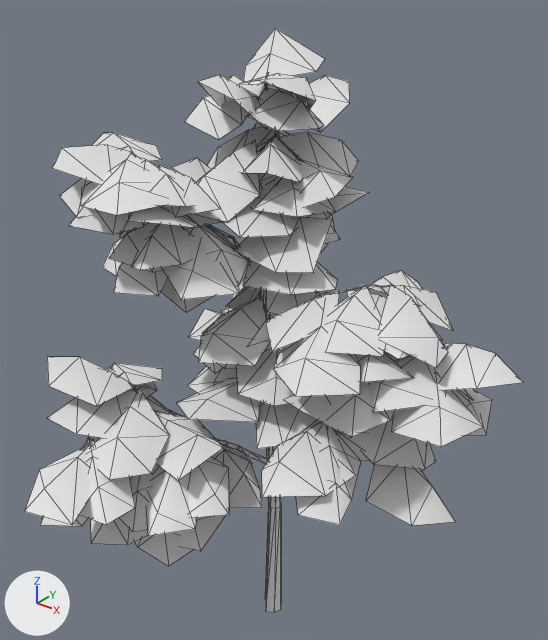
A saved change to the glTF model res/models/tree1/tree1.gltf.
Before and after are seen from a 50 mm camera at (8.52, -10.61, 14.25) aimed at (0.29, -0.32, 7.86). Every picture has the same lights, and +X, +Y and +Z are marked at lower left. The older version comes first. Mesh edges are drawn as thin lines. Where no turn or scale is listed for an object, it has been applied to the vertices. Vertices at exactly the same position are counted once.

Objects in the first picture: 'Acer_medium_2_LOD2_Bark_Mat_0', 'Acer_medium_2_LOD2_Cluster_Mat_0'.
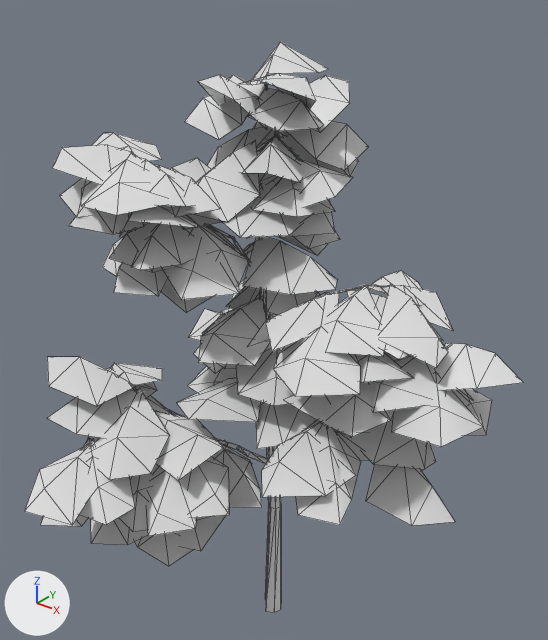
Location of each change, [x1, y1, x2, y2] in pixels of the pictures (548 x 640 px; the box of a moved part takes in the faces that stretch with it):
```json
{"object": "Acer_medium_2_LOD2_Cluster_Mat_0", "change": "reshaped", "before": [25, 28, 522, 566], "after": [25, 42, 522, 566]}
{"part": 1, "of": "me_acer_medium_2_lod2_cluster_mat_0_002", "change": "moved or reshaped", "before": [235, 217, 333, 273], "after": [282, 121, 369, 170]}
{"part": 2, "of": "me_acer_medium_2_lod2_cluster_mat_0_002", "change": "moved or reshaped", "before": [243, 28, 325, 84], "after": [250, 42, 328, 84]}
{"part": 3, "of": "me_acer_medium_2_lod2_cluster_mat_0_002", "change": "deleted", "before": [326, 186, 368, 218]}
```

The change, as JSON lines over the scene's bpy script:
```json
{"block": "me_acer_medium_2_lod2_cluster_mat_0_002", "where": "# used by ob_acer_medium_2_lod2_cluster_mat_0; location = (0.0, 0.0, 0.0)"}
{"op": "remove", "block": "me_acer_medium_2_lod2_cluster_mat_0_002", "code": "me_acer_medium_2_lod2_cluster_mat_0_002.from_pydata(...)  # 1088 vertices, 1087 faces; spans x -3.36..5.08, y -5.25..3.79, z 3.41..12.93"}
{"op": "add", "block": "me_acer_medium_2_lod2_cluster_mat_0_002", "code": "me_acer_medium_2_lod2_cluster_mat_0_002.from_pydata(...)  # 1080 vertices, 1079 faces; spans x -3.36..5.08, y -5.25..3.79, z 3.41..12.66"}
{"block": "me_acer_medium_2_lod2_cluster_mat_0_002", "change": "me_acer_medium_2_lod2_cluster_mat_0_002 part 1: the loose piece of 8 vertices spanning x -0.39..1.27, y -0.81..0.59, z 9.09..9.9 is turned -173.9 degrees about the z axis through its middle, then moved by (-0.32, 1.34, 1.57)"}
{"block": "me_acer_medium_2_lod2_cluster_mat_0_002", "change": "me_acer_medium_2_lod2_cluster_mat_0_002 part 2: the loose piece of 8 vertices spanning x -1.74..-0.11, y 0.56..2.01, z 11.74..12.93 is multiplied about its middle by the matrix ((0.98, 0.08, -0.183), (-0.032, 0.967, 0.254), (0.198, -0.243, 0.95)), then moved by (-0.01, 0.13, -0.15)"}
{"block": "me_acer_medium_2_lod2_cluster_mat_0_002", "change": "me_acer_medium_2_lod2_cluster_mat_0_002 part 3: the loose piece of 8 vertices spanning x -0.62..1.12, y 0.49..1.79, z 9.17..10.14 is deleted"}
```
